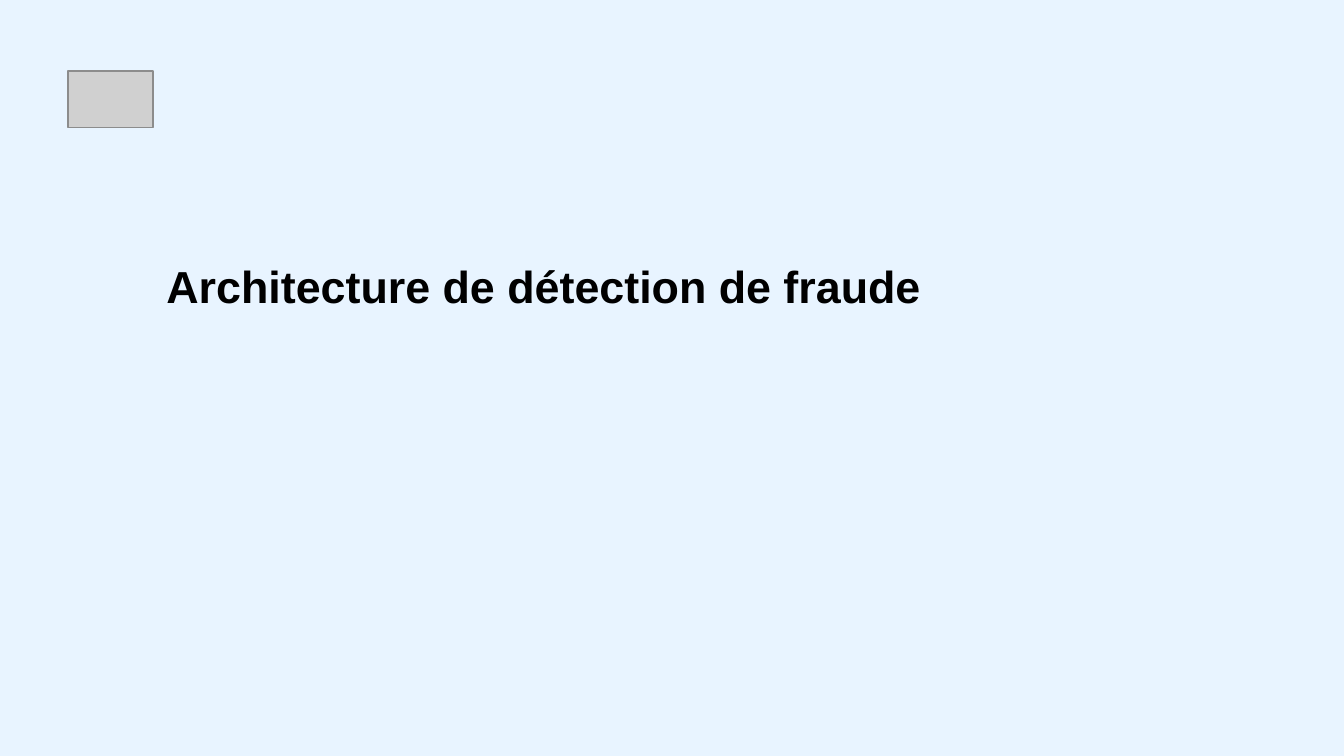
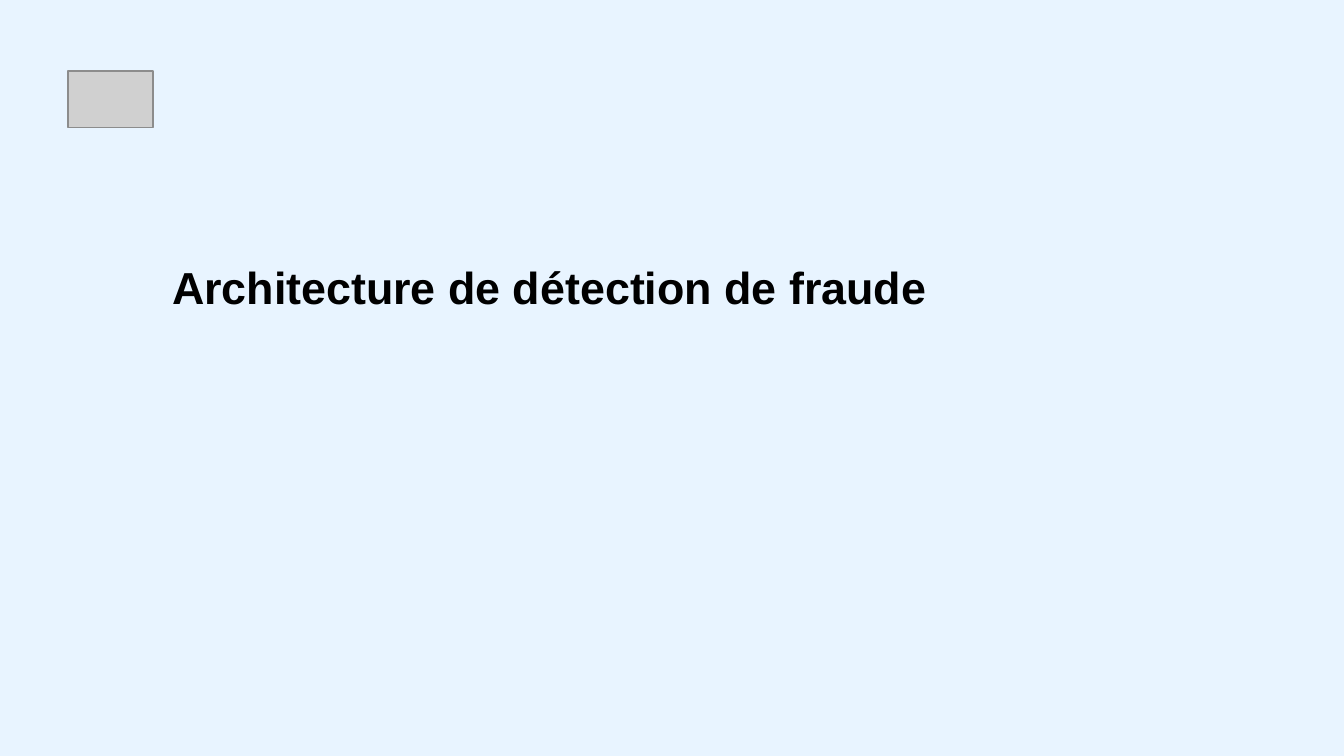
Before and after one commit to aurelienchalm/LDS_block_3_lead, a slide deck: slide 4 of LDS_Block_3_Lead.pptx. Drawn at 1344x756 pixels with LibreOffice and Linux fonts; fonts in the diff are those of the drawing; grey boxes stand for pictures. Boxes give left, top, right and bottom in pixels: in the first picture for what was removed or moved away, otherwise in the second. Text is boxed around its words. In the diff, an @@ line names an element or a change of style, - is before the commit and + after.

```diff
--- a/LDS_Block_3_Lead.pptx
+++ b/LDS_Block_3_Lead.pptx
@@ title "Architecture de détection de fraude" moved from (x1=166, y1=270, x2=920, y2=304) to (x1=172, y1=271, x2=926, y2=305) @@
```
Also in this commit, not shown: 11 other slides changed, 2 other files.
